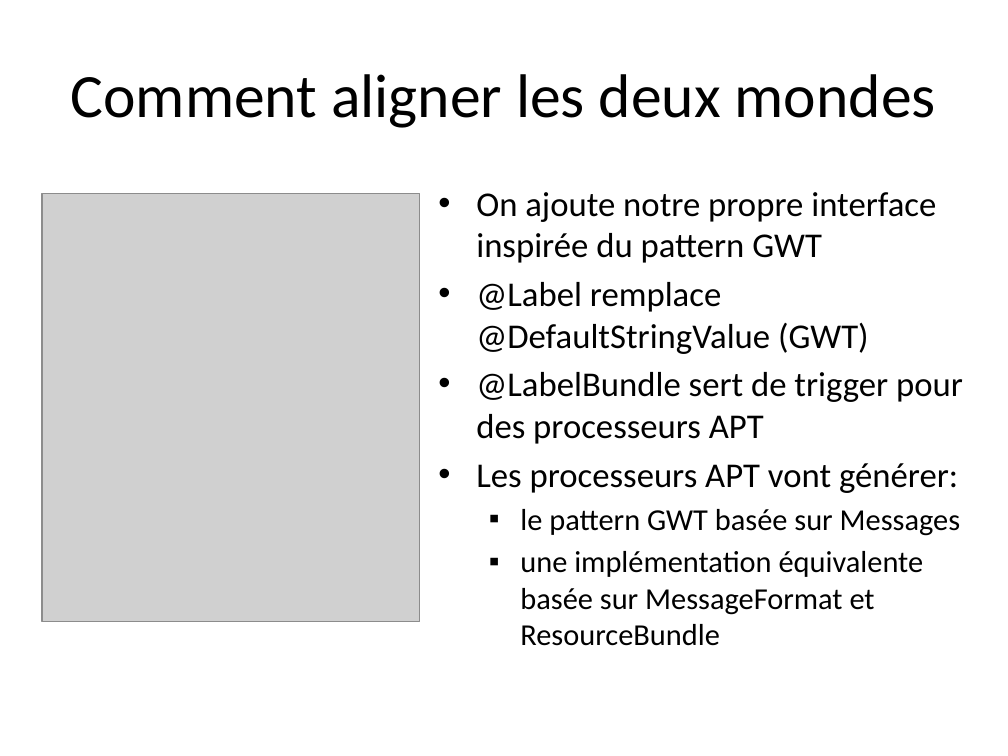
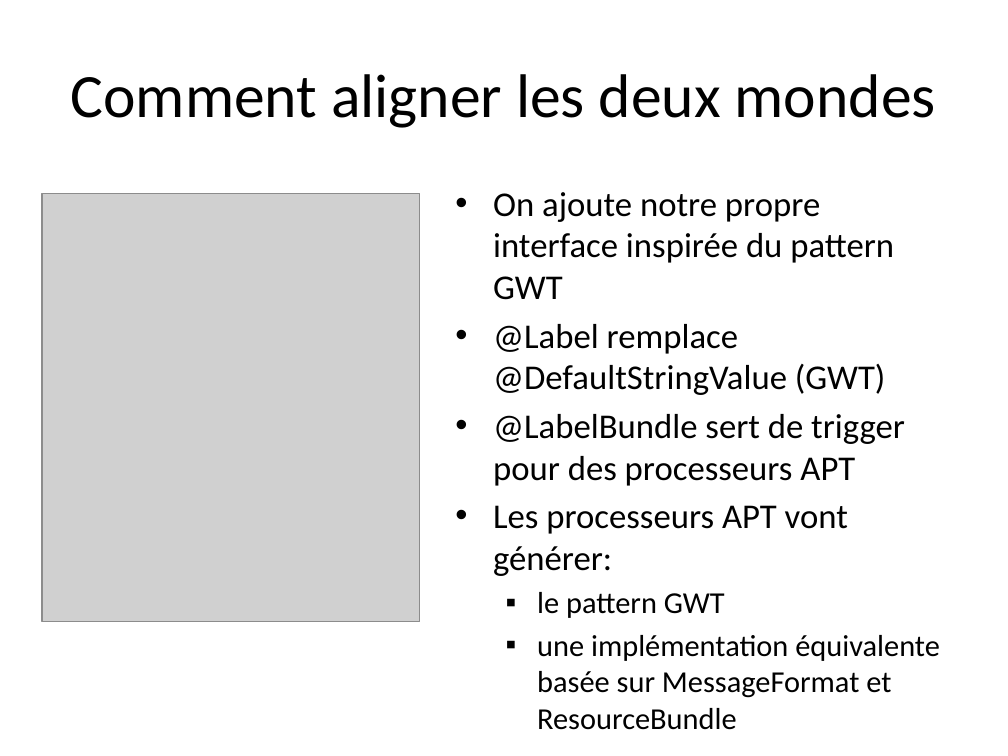
Before and after one commit to dbaeli/ez18n, a slide deck: slide 5 of ez18n-slides/ez18n_hands_on.pptx. Drawn at 1008x756 pixels with LibreOffice and Linux fonts; fonts in the diff are those of the drawing; grey boxes stand for pictures; background and template pictures are left out. Boxes give left, top, right and bottom in pixels: in the first picture for what was removed or moved away, otherwise in the second. Text is boxed around its words. In the diff, an @@ line names an element or a change of style, - is before the commit and + after.

Commit message:
fixed a few typo

```diff
--- a/ez18n-slides/ez18n_hands_on.pptx
+++ b/ez18n-slides/ez18n_hands_on.pptx
@@ text "On ajoute notre propre interface ...": place and size @@
-text "On ajoute notre propre interface ..." at (476, 192, 963, 646)
+text "On ajoute notre propre interface ..." at (493, 192, 940, 730)
@@ text at (537, 592, 725, 618): text changed @@
-  ▪ le pattern GWT basée sur Messages
+  ▪ le pattern GWT
```
Also in this commit, not shown: 5 other slides changed.
